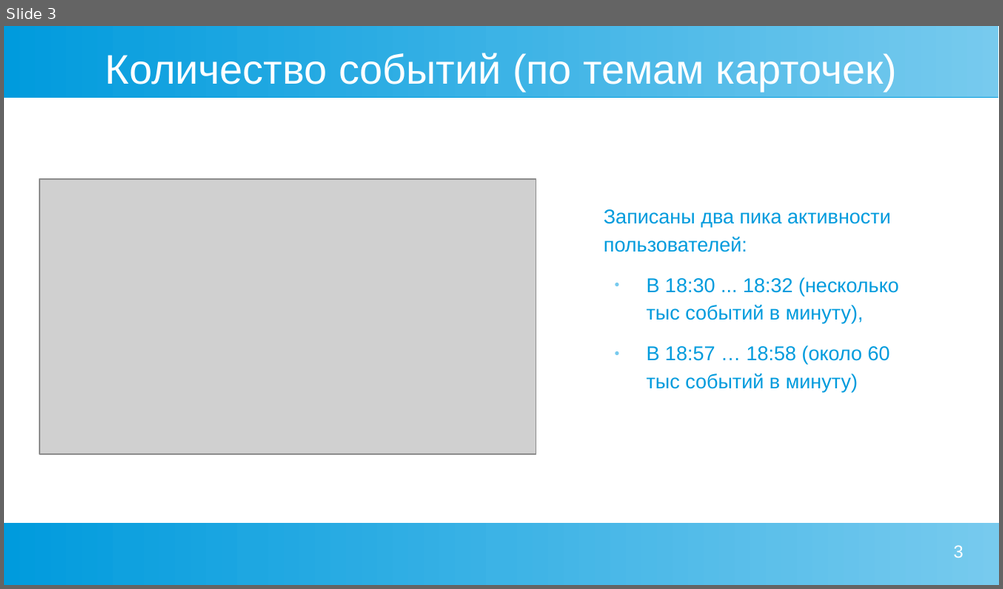
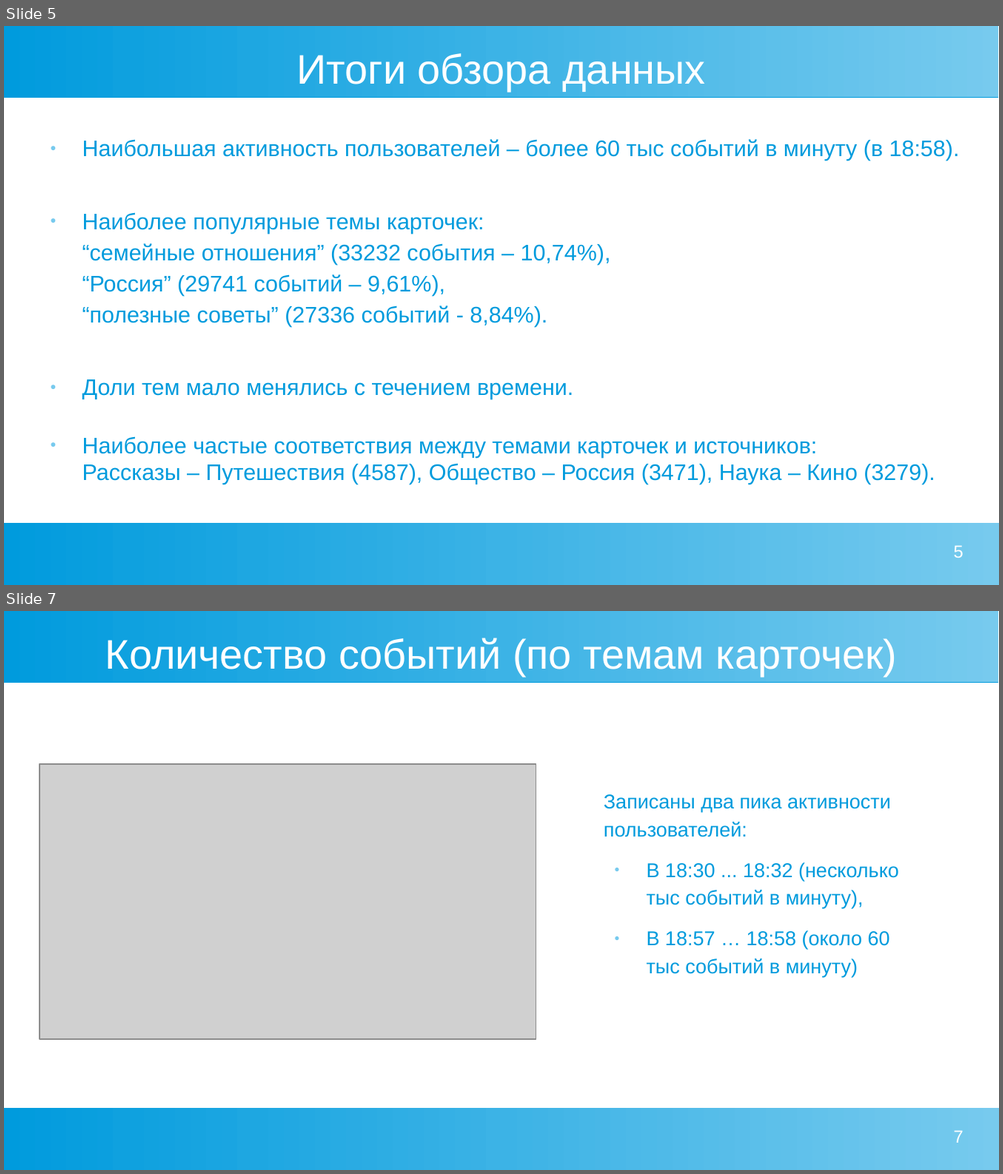
Before and after one commit to okeangel/da_portfolio, a slide deck: practicum/week_23_dashboards/dash_visits.odp. Shown one above the other, each under a label of ours: slide 3 before the commit, slides 5 and 7 after it; the slides between them are not shown. The pictures are 1003x589 and 1003x1174 pixels, drawn with LibreOffice and Linux fonts; fonts in the diff are those of the drawing; grey boxes stand for pictures. Boxes give left, top, right and bottom in pixels: in the first picture for what was removed or moved away, otherwise in the second. Text is boxed around its words. In the diff, an @@ line names an element or a change of style, - is before the commit and + after.

```diff
--- a/practicum/week_23_dashboards/dash_visits.odp
+++ b/practicum/week_23_dashboards/dash_visits.odp
@@ slide 5 added at <box>4,26,999,585</box>, background #FFFFFF; not listed: 2 template elements that a slide beside it also shows @@
@@ title added at <box>297,53,705,91</box>, 33 pt, text #FFFFFF @@
+Итоги обзора данных
@@ text added at <box>82,139,959,485</box>, 18 pt, text #009BDD @@
+● Наибольшая активность пользователей – более 60 тыс событий в минуту (в 18:58).
+● Наиболее популярные темы карточек:
+  “семейные отношения” (33232 события – 10,74%),
+  “Россия” (29741 событий – 9,61%),
+  “полезные советы” (27336 событий - 8,84%).
+● Доли тем мало менялись с течением времени.
+● Наиболее частые соответствия между темами карточек и источников:
+  Рассказы – Путешествия (4587), Общество – Россия (3471), Наука – Кино (3279).
@@ page number added at <box>953,545,963,558</box>, 14 pt, text #FFFFFF @@
+5
@@ what was slide 3 is now slide 7 @@
@@ page number at <box>953,1130,963,1143</box>: text changed @@
-3
+7
```
Also in this commit, not shown: 3 slides changed, 3 other slides added, 2 other files.
